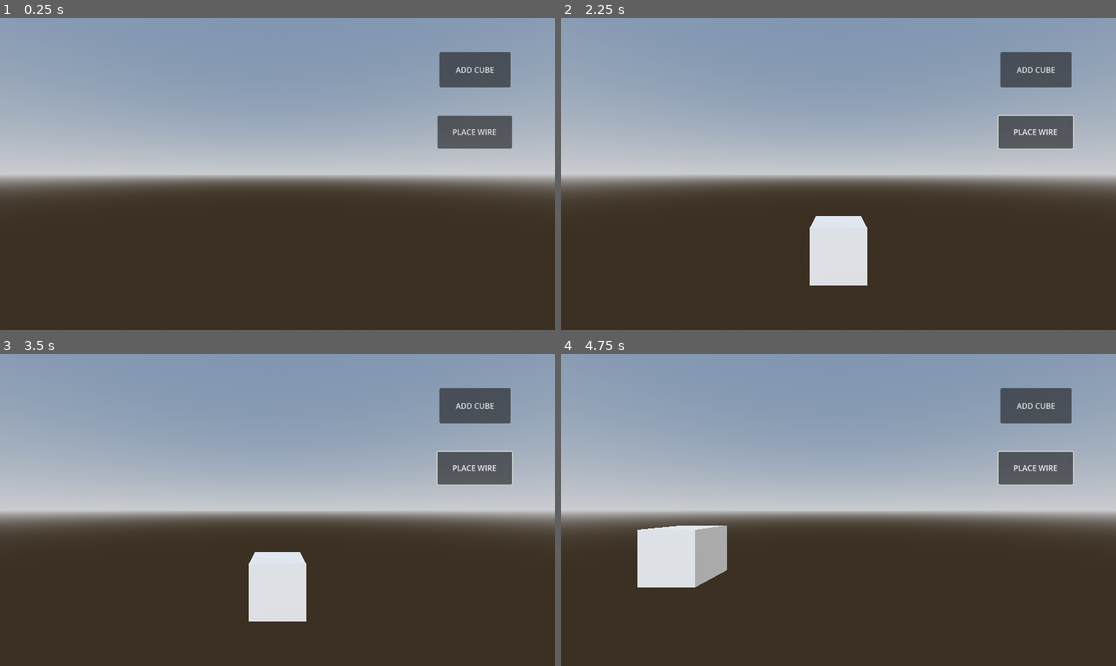
Above: before the commit, frames 1-4 (two rows, left to right).
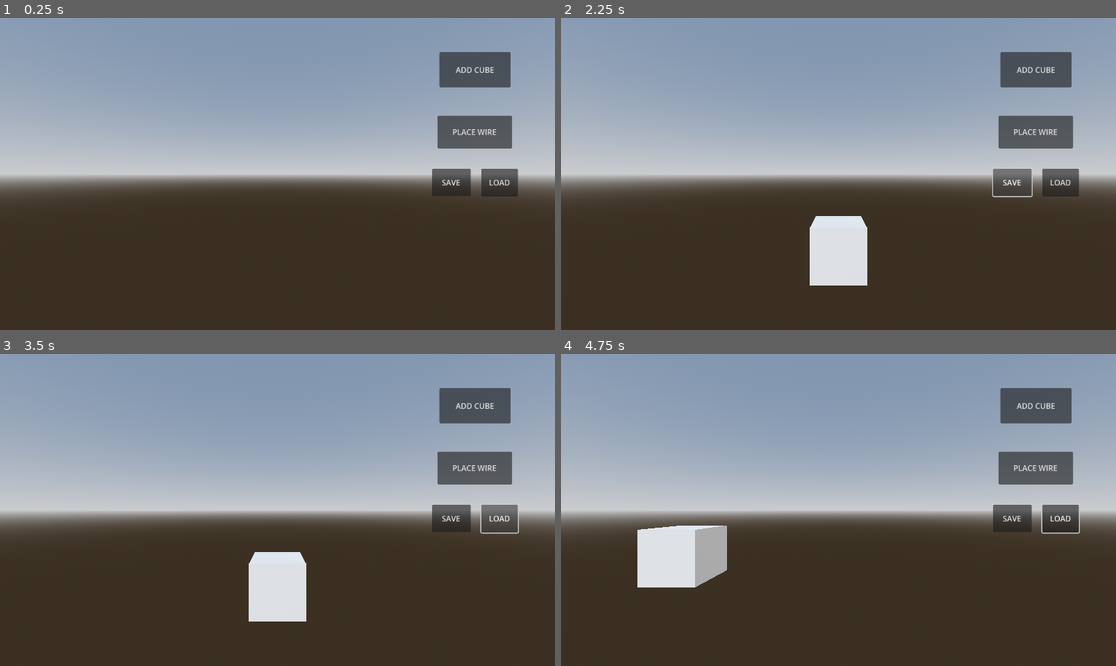
Above: after the commit, the same moments.

Repository: dhruvchadha2212/new-game-project
Game: Godot game, scene res://scenes/Main.tscn
The game is run twice, just before and just after one commit, with the same random seed, the same clock (stepped at 60 frames per second) and the same inputs.
Inputs (mouse positions are in pixels of both pictures, inside the frame that each line leads up to):
- Up to frame 1 (0.25 s): no input
- Up to frame 2 (2.25 s): click "ADD CUBE" at 0.5 s; click "PLACE WIRE" at 1.25 s; click (1010, 183) at 2 s, where only the run after the commit has a clickable "SAVE"
- Up to frame 3 (3.5 s): click (499, 519) at 2.75 s, where only the run after the commit has a clickable "LOAD"
- Up to frame 4 (4.75 s): move the mouse to (960, 494) at 3.52 s; hold D 3.53-4.25 s; tap Q at 3.6 s; click (960, 494) at 3.67 s; drag from (727, 525) to (810, 572) at 4.27 s

The runs differ from the first frame. In frame 1, 1.2% of the frame differs, in the area x 77-94%, y 48-58%; in frame 2, 1.1%; in frame 3, 1.1%; in frame 4, 1.3%, in the area x 77-94%, y 30-58%.

Commit message:
added save load feature

Diff:
--- a/scenes/CanvasLayer.tscn
+++ b/scenes/CanvasLayer.tscn
@@ -15,3 +15,17 @@
 offset_right = 1063.0
 offset_bottom = 271.0
 text = "PLACE WIRE"
+
+[node name="SaveButton" type="Button" parent="."]
+offset_left = 897.0
+offset_top = 313.0
+offset_right = 977.0
+offset_bottom = 370.0
+text = "SAVE"
+
+[node name="LoadButton" type="Button" parent="."]
+offset_left = 999.0
+offset_top = 313.0
+offset_right = 1075.0
+offset_bottom = 371.0
+text = "LOAD"
--- a/scenes/Main.tscn
+++ b/scenes/Main.tscn
@@ -1,11 +1,13 @@
-[gd_scene load_steps=10 format=3 uid="uid://qm1ilyylwca5"]
+[gd_scene load_steps=12 format=3 uid="uid://qm1ilyylwca5"]
 
-[ext_resource type="Script" uid="uid://wat4nuk8i82f" path="res://scripts/cube_spawner.gd" id="1_0bbpv"]
 [ext_resource type="Script" uid="uid://u1gm6ms462um" path="res://scripts/camera.gd" id="1_elqb8"]
 [ext_resource type="PackedScene" uid="uid://ddppfk6w8r3gh" path="res://scenes/Cube.tscn" id="2_rarhs"]
-[ext_resource type="PackedScene" uid="uid://l1cdwxr6isrx" path="res://scenes/CanvasLayer.tscn" id="2_rvslj"]
+[ext_resource type="Script" uid="uid://b1aantlp4v7xl" path="res://scripts/ui_manager.gd" id="5_nxtc6"]
 [ext_resource type="Script" uid="uid://be7u6hyw8y28l" path="res://scripts/drag_manager.gd" id="5_vcsgt"]
 [ext_resource type="PackedScene" uid="uid://cvrfd0srpcl8o" path="res://scenes/Wire.tscn" id="6_c01mt"]
+[ext_resource type="Script" uid="uid://cccxk6raibolj" path="res://scripts/cube_spawner.gd" id="8_jlsqs"]
+[ext_resource type="Script" uid="uid://dnp0koqx05wy4" path="res://scripts/save_manager.gd" id="8_q8u5g"]
+[ext_resource type="Script" uid="uid://bs1j3vkh7no4" path="res://scripts/load_manager.gd" id="9_q8u5g"]
 
 [sub_resource type="ProceduralSkyMaterial" id="ProceduralSkyMaterial_4xowi"]
 sky_horizon_color = Color(0.662243, 0.671743, 0.686743, 1)
@@ -21,8 +23,6 @@
 glow_enabled = true
 
 [node name="Main" type="Node3D"]
-script = ExtResource("1_0bbpv")
-cube_scene = ExtResource("2_rarhs")
 
 [node name="WorldEnvironment" type="WorldEnvironment" parent="."]
 environment = SubResource("Environment_noarx")
@@ -42,7 +42,45 @@
 offset_right = 40.0
 offset_bottom = 40.0
 
-[node name="CanvasLayer" parent="Control" instance=ExtResource("2_rvslj")]
+[node name="CanvasLayer" type="CanvasLayer" parent="Control"]
+
+[node name="AddCubeButton" type="Button" parent="Control/CanvasLayer"]
+offset_left = 912.0
+offset_top = 71.0
+offset_right = 1060.0
+offset_bottom = 144.0
+text = "ADD CUBE"
+
+[node name="PlaceWireButton" type="Button" parent="Control/CanvasLayer"]
+offset_left = 908.0
+offset_top = 203.0
+offset_right = 1063.0
+offset_bottom = 271.0
+text = "PLACE WIRE"
+
+[node name="SaveButton" type="Button" parent="Control/CanvasLayer"]
+offset_left = 897.0
+offset_top = 313.0
+offset_right = 977.0
+offset_bottom = 370.0
+text = "SAVE"
+
+[node name="LoadButton" type="Button" parent="Control/CanvasLayer"]
+offset_left = 999.0
+offset_top = 313.0
+offset_right = 1075.0
+offset_bottom = 371.0
+text = "LOAD"
+
+[node name="UIManager" type="Node" parent="Control" node_paths=PackedStringArray("cube_spawner", "save_manager", "load_manager", "add_cube_button", "place_wire_button", "save_button", "load_button")]
+script = ExtResource("5_nxtc6")
+cube_spawner = NodePath("../../CubeSpawner")
+save_manager = NodePath("../../SaveManager")
+load_manager = NodePath("../../LoadManager")
+add_cube_button = NodePath("../CanvasLayer/AddCubeButton")
+place_wire_button = NodePath("../CanvasLayer/PlaceWireButton")
+save_button = NodePath("../CanvasLayer/SaveButton")
+load_button = NodePath("../CanvasLayer/LoadButton")
 
 [node name="CubeContainer" type="Node" parent="."]
 
@@ -52,3 +90,23 @@
 script = ExtResource("5_vcsgt")
 wire_scene = ExtResource("6_c01mt")
 wire_container = NodePath("../WireContainer")
+
+[node name="CubeSpawner" type="Node3D" parent="." node_paths=PackedStringArray("cube_container", "camera")]
+script = ExtResource("8_jlsqs")
+cube_scene = ExtResource("2_rarhs")
+cube_container = NodePath("../CubeContainer")
+camera = NodePath("../Camera3D")
+
+[node name="SaveManager" type="Node" parent="." node_paths=PackedStringArray("cube_container", "wire_container", "camera")]
+script = ExtResource("8_q8u5g")
+cube_container = NodePath("../CubeContainer")
+wire_container = NodePath("../WireContainer")
+camera = NodePath("../Camera3D")
+
+[node name="LoadManager" type="Node" parent="." node_paths=PackedStringArray("cube_container", "wire_container", "camera")]
+script = ExtResource("9_q8u5g")
+cube_container = NodePath("../CubeContainer")
+wire_container = NodePath("../WireContainer")
+cube_scene = ExtResource("2_rarhs")
+wire_scene = ExtResource("6_c01mt")
+camera = NodePath("../Camera3D")
--- a/scripts/cube_behaviour.gd
+++ b/scripts/cube_behaviour.gd
@@ -1,5 +1,6 @@
 extends StaticBody3D
 
+var cube_id: int
 var camera: Camera3D
 var dragging = false
 var connected_wires = []
--- a/scripts/cube_spawner.gd
+++ b/scripts/cube_spawner.gd
@@ -1,23 +1,23 @@
 extends Node3D
 
-@export var cube_scene: PackedScene  # Assign your Cube.tscn here from the inspector
-@onready var cube_container = $CubeContainer  # Replace with your actual cube container node path
-@onready var camera = %Camera3D  # Your camera path
+@export var cube_scene: PackedScene
+@export var cube_container: Node
+@export var camera: Camera3D
 
-func _ready():
-	$Control/CanvasLayer/AddCubeButton.pressed.connect(_on_add_cube_button_pressed)
-	$Control/CanvasLayer/PlaceWireButton.pressed.connect(_on_wire_button_pressed)
+func spawn_cube(position: Vector3 = Vector3.ZERO):
+	if cube_scene == null or cube_container == null or camera == null:
+		push_error("CubeSpawner is missing a reference!")
+		return
 
-
-func _on_wire_button_pressed():
-	Globals.current_mode = Globals.InteractionMode.PLACE_WIRE
-	print("Mode changed to PLACE_WIRE")
-
-func _on_add_cube_button_pressed():
-	Globals.current_mode = Globals.InteractionMode.DRAG
 	var new_cube = cube_scene.instantiate()
 	new_cube.camera = camera
+	new_cube.cube_id = Time.get_ticks_msec()
+	new_cube.global_position = Vector3(
+		round(position.x),
+		round(position.y),
+		round(position.z)
+	)
+
 	cube_container.add_child(new_cube)
-
-	# Optionally set the cube at origin or some default position snapped to grid
-	new_cube.global_position = Vector3(0, 0, 0)
+	print("Spawned cube with ID:", new_cube.cube_id)
+	return new_cube
--- a/scripts/globals.gd
+++ b/scripts/globals.gd
@@ -3,3 +3,5 @@
 enum InteractionMode { DRAG, PLACE_WIRE }
 
 var current_mode: InteractionMode = InteractionMode.DRAG
+
+var save_path: String = "user://scene_save.json"
--- /dev/null
+++ b/scripts/load_manager.gd
@@ -0,0 +1,54 @@
+extends Node
+
+@export var cube_container: Node
+@export var wire_container: Node
+@export var cube_scene: PackedScene
+@export var wire_scene: PackedScene
+@export var camera: Camera3D
+
+func load_scene_state():
+	if not FileAccess.file_exists(Globals.save_path):
+		print("No save file found!")
+		return
+
+	# Read file
+	var file = FileAccess.open(Globals.save_path, FileAccess.READ)
+	var save_data = JSON.parse_string(file.get_as_text())
+	file.close()
+
+	if typeof(save_data) != TYPE_DICTIONARY:
+		print("Invalid save file")
+		return
+
+	# Clear old objects
+	for c in cube_container.get_children():
+		c.queue_free()
+	for w in wire_container.get_children():
+		w.queue_free()
+
+	# Recreate cubes
+	var id_to_cube = {}
+	for cube_data in save_data["cubes"]:
+		var cube = cube_scene.instantiate()
+		cube.cube_id = cube_data["id"]
+		cube.global_position = Vector3(cube_data["position"][0], cube_data["position"][1], cube_data["position"][2])
+		cube_container.add_child(cube)
+		id_to_cube[cube.cube_id] = cube
+
+	# Recreate wires
+	for wire_data in save_data["wires"]:
+		var wire = wire_scene.instantiate()
+		wire_container.add_child(wire)
+		var start_cube_id = int(wire_data["start_id"])
+		var end_cube_id = int(wire_data["end_id"])
+		wire.fix_wire_start(id_to_cube[start_cube_id], null) # null since no camera needed after placement
+		wire.fix_wire_end(id_to_cube[end_cube_id])
+
+	# Restore camera transform
+	var t = save_data["camera_transform"]
+	var transform = Transform3D()
+	transform.origin = Vector3(t["origin"][0], t["origin"][1], t["origin"][2])
+	transform.basis.x = Vector3(t["basis_x"][0], t["basis_x"][1], t["basis_x"][2])
+	transform.basis.y = Vector3(t["basis_y"][0], t["basis_y"][1], t["basis_y"][2])
+	transform.basis.z = Vector3(t["basis_z"][0], t["basis_z"][1], t["basis_z"][2])
+	camera.global_transform = transform
--- /dev/null
+++ b/scripts/save_manager.gd
@@ -0,0 +1,36 @@
+extends Node
+
+@export var cube_container: Node
+@export var wire_container: Node
+@export var camera: Camera3D
+
+func save_scene_state():
+	var save_data = {"cubes": [], "wires": [], "camera_transform": null}
+
+	var camera_transform_dict = {
+		"origin": [camera.global_transform.origin.x, camera.global_transform.origin.y, camera.global_transform.origin.z],
+		"basis_x": [camera.global_transform.basis.x.x, camera.global_transform.basis.x.y, camera.global_transform.basis.x.z],
+		"basis_y": [camera.global_transform.basis.y.x, camera.global_transform.basis.y.y, camera.global_transform.basis.y.z],
+		"basis_z": [camera.global_transform.basis.z.x, camera.global_transform.basis.z.y, camera.global_transform.basis.z.z],
+	}
+	save_data.camera_transform = camera_transform_dict
+
+	# Save all cubes
+	for cube in cube_container.get_children():
+		save_data["cubes"].append({
+			"id": cube.cube_id,
+			"position": [cube.global_position.x, cube.global_position.y, cube.global_position.z]
+		})
+
+	# Save all wires
+	for wire in wire_container.get_children():
+		save_data["wires"].append({
+			"start_id": wire.start_cube.cube_id,
+			"end_id": wire.end_cube.cube_id
+		})
+
+	# Save to disk as JSON
+	var file = FileAccess.open(Globals.save_path, FileAccess.WRITE)
+	file.store_string(JSON.stringify(save_data, "\t"))
+	file.close()
+	print("Scene saved to", Globals.save_path)
--- /dev/null
+++ b/scripts/ui_manager.gd
@@ -0,0 +1,29 @@
+extends Node
+
+@export var cube_spawner: Node
+@export var save_manager: Node
+@export var load_manager: Node
+
+@export var add_cube_button: Button
+@export var place_wire_button: Button
+@export var save_button: Button
+@export var load_button: Button
+
+func _ready():
+	add_cube_button.pressed.connect(_on_add_cube)
+	place_wire_button.pressed.connect(_on_place_wire)
+	save_button.pressed.connect(_on_save)
+	load_button.pressed.connect(_on_load)
+
+func _on_add_cube():
+	Globals.current_mode = Globals.InteractionMode.DRAG
+	cube_spawner.spawn_cube()
+
+func _on_place_wire():
+	Globals.current_mode = Globals.InteractionMode.PLACE_WIRE
+
+func _on_save():
+	save_manager.save_scene_state()
+
+func _on_load():
+	load_manager.load_scene_state()
Not shown: 1 places in scenes/CanvasLayer.tscn that only renumber resources
Not shown, changed: scripts/cube_spawner.gd.uid
Not shown, added: scripts/load_manager.gd.uid
Not shown, added: scripts/save_manager.gd.uid
Not shown, added: scripts/ui_manager.gd.uid
